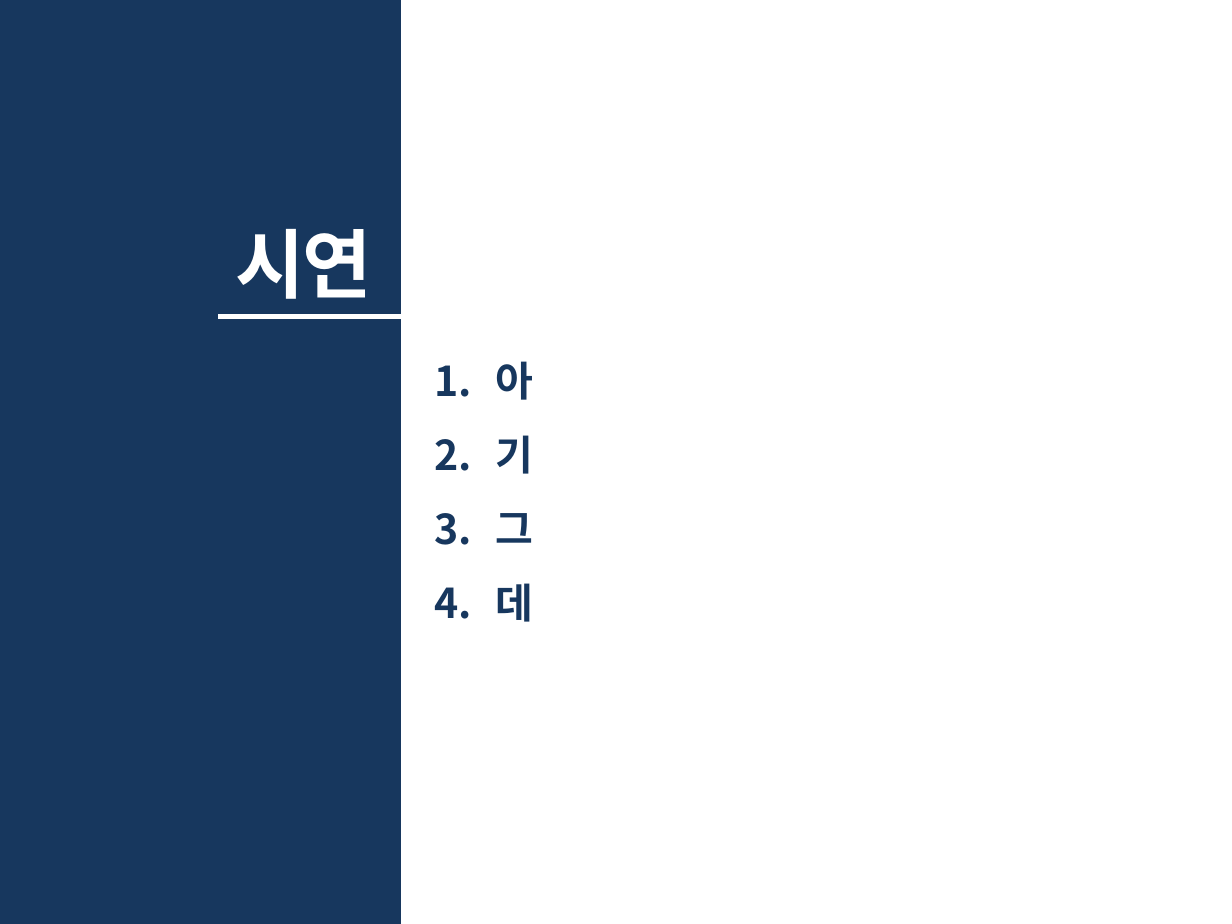
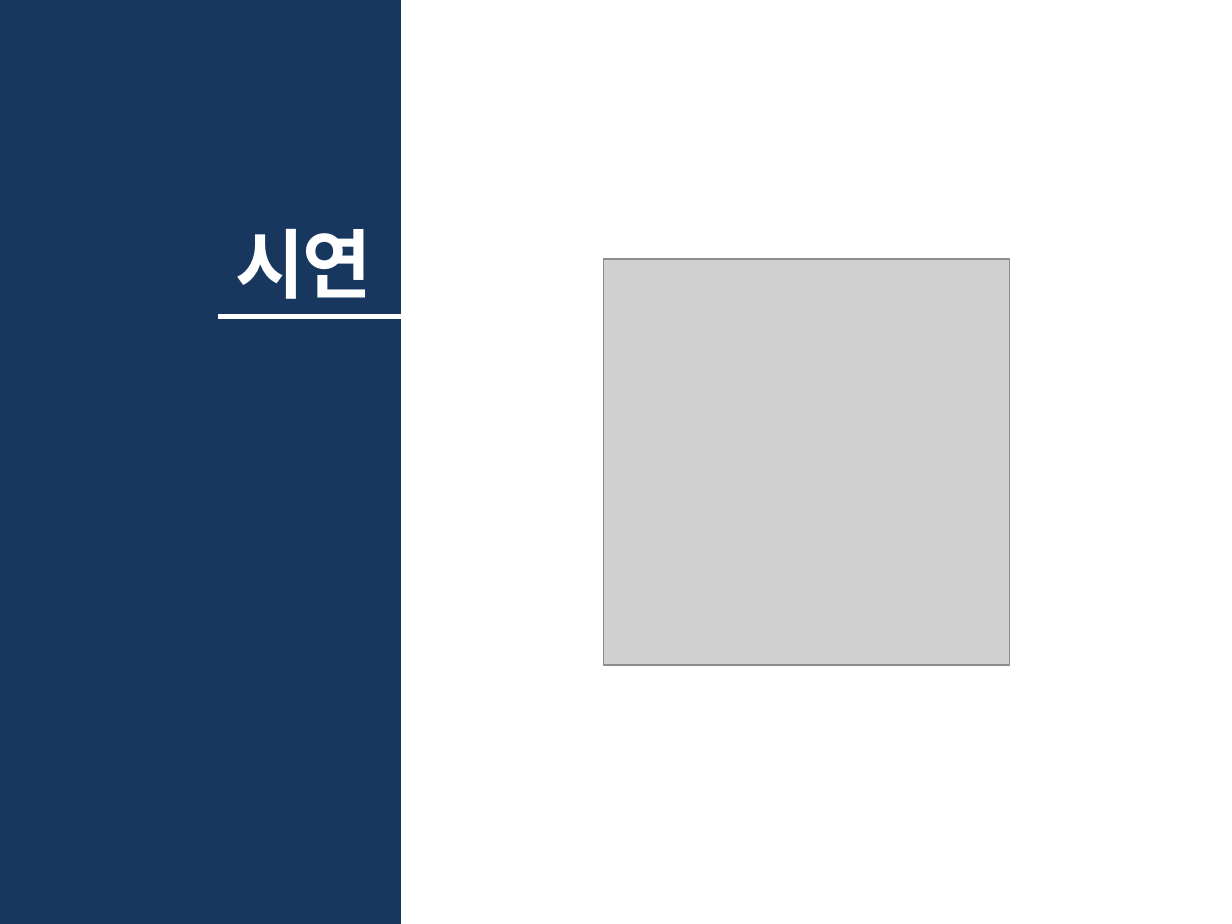
Before and after one commit to 201411108/Black-Android-app-for-eye, a slide deck: slide 13 of Document/발표PPT양식.pptx. Drawn at 1232x924 pixels with LibreOffice and Linux fonts; fonts in the diff are those of the drawing; grey boxes stand for pictures. Boxes give left, top, right and bottom in pixels: in the first picture for what was removed or moved away, otherwise in the second. Text is boxed around its words. In the diff, an @@ line names an element or a change of style, - is before the commit and + after.

```diff
--- a/Document/발표PPT양식.pptx
+++ b/Document/발표PPT양식.pptx
@@ picture added at (x1=604, y1=259, x2=1010, y2=665) @@
@@ text removed at (x1=496, y1=361, x2=534, y2=622) @@
-1. 아
-2. 기
-3. 그
-4. 데
```
Also in this commit, not shown: 2 other slides changed.
